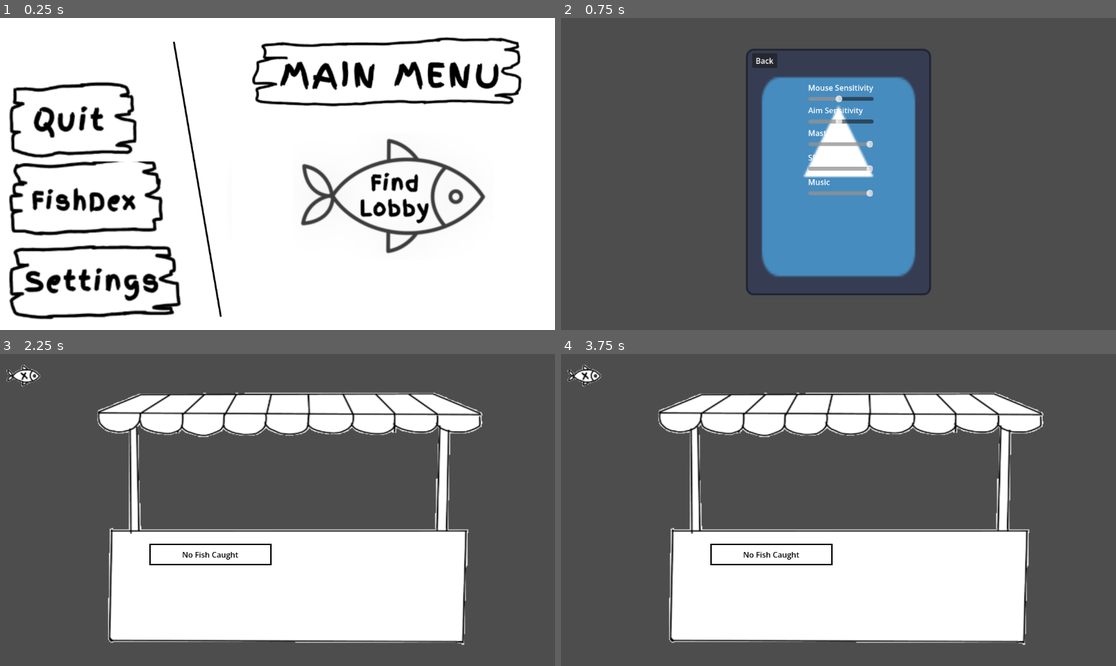
Above: before the commit, frames 1-4 (two rows, left to right).
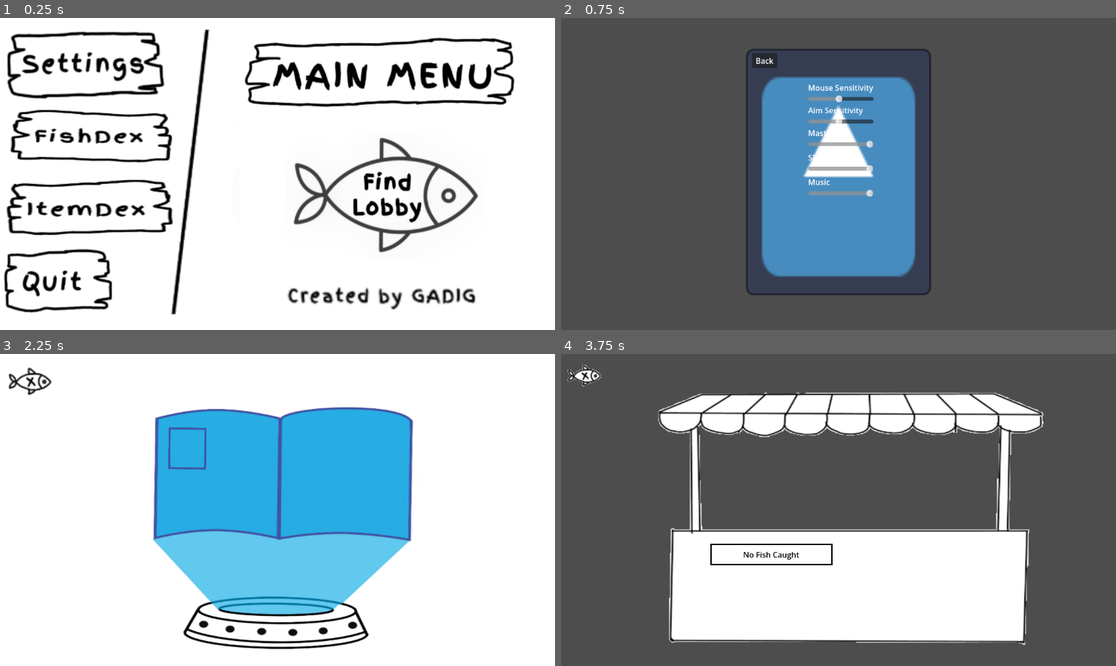
Above: after the commit, the same moments.

Repository: gmuGADIG/King-Fisher
Game: Godot game, scene res://ui/main_menu/main_menu.tscn
Same seed, same stepped clock (60 frames per second), same inputs: the game is played once before the commit and once after it. The engine's default icon, where the game draws it, is replaced by a stand-in: a white triangle on a blue panel in a dark square.
Inputs (mouse positions are in pixels of both pictures, inside the frame that each line leads up to; where the layout moved, square brackets give the same spot in the first picture):
- Up to frame 1 (0.25 s): no input
- Up to frame 2 (0.75 s): click (644, 64) [666, 283] at 0.5 s
- Up to frame 3 (2.25 s): click "Back" at 1.25 s; click (88, 541) at 2.02 s
- Up to frame 4 (3.75 s): click (594, 378) [583, 375] at 2.75 s; click (649, 472) [660, 538] at 3.5 s

The runs differ from the first frame. In frame 1, 20% of the frame differs, in the area x 0-94%, y 3-97%; in frame 2, nothing differs; in frame 3, 84%, in the area x 0-100%, y 0-100%; in frame 4, nothing differs.

Commit message:
Starting itemdex

Diff:
--- a/items/item_base.gd
+++ b/items/item_base.gd
@@ -6,6 +6,8 @@
 ## You can also change the item_name string in the inspector, which will probably show in the HUD.
 
 @export var item_name: String = "Base Item"
+@export var description: String = ""
+@export var lore : String = ""
 
 var is_held: bool = false
 
--- a/items/item_goldenworm/item_golden_worm.tscn
+++ b/items/item_goldenworm/item_golden_worm.tscn
@@ -10,6 +10,8 @@
 [node name="Item" unique_id=1566519324 instance=ExtResource("1_2087j")]
 script = ExtResource("2_byajs")
 item_name = "Golden Worm"
+description = "It is very gold"
+lore = "The Mighty Golden Worm!"
 
 [node name="Sprite3D" parent="." index="0" unique_id=525106753]
 visible = false
--- /dev/null
+++ b/ui/itemdex/itemdex.gd
@@ -0,0 +1,51 @@
+extends Control
+signal closed
+
+var ITEMS = []
+var page = 0
+
+# Called when the node enters the scene tree for the first time.
+func _ready() -> void:
+	hide()
+	load_items()
+
+func _on_back_button_pressed() -> void:
+	closed.emit()
+	Debug.log("Exiting Itemdex")
+	hide()
+
+func setup_item(index : int) -> void:
+	var page_location = index - (page*4)
+	var item = ITEMS[index]
+	get_node("Item"+str(page_location)+"Container/Box/Image").texture = item.sprite
+	get_node("Item"+str(page_location)+"Container/Box/Description").text = item.description
+	get_node("Item"+str(page_location)+"Container/Box/Lore").text = item.lore
+
+func draw_page() -> void:
+	for i in range(4):
+		var index = page*4 + i
+		if index < len(ITEMS):
+			setup_item(index)
+			get_node("Item"+str(i)+"Container").show()
+		else:
+			get_node("Item"+str(i)+"Container").hide()
+
+func load_items() -> void:
+	var location = "res://items"
+	var dir = DirAccess.open(location)
+	if dir:
+		dir.list_dir_begin()
+		var file_name = dir.get_next()
+		while file_name != "":
+			if file_name.ends_with(".tscn"):
+				var item_resource = load(location + "/" + file_name)
+				ITEMS.append(item_resource)
+			file_name = dir.get_next()
+		# ITEMS.sort_custom(custom_sort_items)
+		ITEMS.sort()
+		dir.list_dir_end()
+
+func custom_sort_items(a, b):
+		var a_name = a.get("item_name")
+		var b_name = b.get("item_name")
+		return a_name < b_name
--- /dev/null
+++ b/ui/itemdex/itemdex.tscn
@@ -0,0 +1,75 @@
+[gd_scene format=3 uid="uid://70y60pu1le3w"]
+
+[ext_resource type="Script" uid="uid://88ka2wn4si2t" path="res://ui/itemdex/itemdex.gd" id="1_43rrp"]
+[ext_resource type="Texture2D" uid="uid://b4hg2q6p8f8xr" path="res://ui/fish_dex/fish_x.png" id="2_peb0g"]
+[ext_resource type="Texture2D" uid="uid://c7fyt1h4ljmf3" path="res://ui/itemdex/box.png" id="3_dfsup"]
+[ext_resource type="Texture2D" uid="uid://bokvrnhv3w3tr" path="res://ui/itemdex/background.png" id="3_wqiek"]
+
+[node name="Itemdex" type="Control" unique_id=976872789]
+layout_mode = 3
+anchors_preset = 15
+anchor_right = 1.0
+anchor_bottom = 1.0
+grow_horizontal = 2
+grow_vertical = 2
+script = ExtResource("1_43rrp")
+
+[node name="Background" type="TextureRect" parent="." unique_id=1440524425]
+layout_mode = 0
+offset_right = 1152.0
+offset_bottom = 648.0
+texture = ExtResource("3_wqiek")
+
+[node name="Item1Container" type="HBoxContainer" parent="Background" unique_id=1595440194]
+layout_mode = 0
+offset_left = 349.0
+offset_top = 148.0
+offset_right = 558.0
+offset_bottom = 234.0
+
+[node name="Box" type="TextureRect" parent="Background/Item1Container" unique_id=753713319]
+layout_mode = 2
+texture = ExtResource("3_dfsup")
+
+[node name="Image" type="TextureRect" parent="Background/Item1Container/Box" unique_id=49021947]
+layout_mode = 0
+offset_left = 5.0
+offset_top = 11.0
+offset_right = 75.0
+offset_bottom = 86.0
+
+[node name="Textbox" type="VBoxContainer" parent="Background/Item1Container" unique_id=872120776]
+layout_mode = 2
+theme_override_constants/separation = -5
+
+[node name="Description" type="Label" parent="Background/Item1Container/Textbox" unique_id=840121512]
+clip_contents = true
+custom_minimum_size = Vector2(135, 50)
+layout_mode = 2
+size_flags_vertical = 6
+theme_override_colors/font_color = Color(0, 0, 0, 1)
+theme_override_font_sizes/font_size = 8
+autowrap_mode = 3
+clip_text = true
+
+[node name="Lore" type="Label" parent="Background/Item1Container/Textbox" unique_id=321719215]
+clip_contents = true
+custom_minimum_size = Vector2(135, 50)
+layout_mode = 2
+size_flags_vertical = 6
+theme_override_colors/font_color = Color(0, 0, 0, 1)
+theme_override_font_sizes/font_size = 8
+autowrap_mode = 3
+clip_text = true
+
+[node name="Back_Button" type="Button" parent="." unique_id=413754069]
+layout_mode = 0
+offset_right = 129.19705
+offset_bottom = 109.0
+icon = ExtResource("2_peb0g")
+flat = true
+icon_alignment = 1
+expand_icon = true
+metadata/_edit_lock_ = true
+
+[connection signal="pressed" from="Back_Button" to="." method="_on_back_button_pressed"]
--- a/ui/main_menu/main_menu.gd
+++ b/ui/main_menu/main_menu.gd
@@ -20,6 +20,10 @@
 	$MainMenuContainer.hide()
 	$Fishdex.show()
 
+func itemdex_pressed() -> void:
+	$MainMenuContainer.hide()
+	$Itemdex.show()
+
 func settings_pressed() -> void:
 	$MainMenuContainer.hide()
 	$OptionsMenu.show()
@@ -35,6 +39,11 @@
 	$Fishdex.hide()
 	$MainMenuContainer.show()
 
+# When returning to Main Menu from Fishdex
+func _on_itemdex_closed() -> void:
+	$Itemdex.hide()
+	$MainMenuContainer.show()
+
 # When returning to Main Menu from Settings
 func _on_options_closed() -> void:
 	$OptionsMenu.hide()
--- a/ui/main_menu/main_menu.tscn
+++ b/ui/main_menu/main_menu.tscn
@@ -6,10 +6,13 @@
 [ext_resource type="Texture2D" uid="uid://duxid346lllhp" path="res://temp/temp_art/find_lobby.png" id="2_ctg6d"]
 [ext_resource type="PackedScene" uid="uid://dih1wbmgk3wkg" path="res://ui/lobby_browser/lobby_browser.tscn" id="2_i5wg5"]
 [ext_resource type="PackedScene" uid="uid://b8jevivyblc6q" path="res://ui/fish_dex/fishdex.tscn" id="4_4e78x"]
-[ext_resource type="Texture2D" uid="uid://mlx8ko4crkr" path="res://temp/temp_art/main_menu_divider.png" id="4_joh67"]
-[ext_resource type="Texture2D" uid="uid://0hryqho1k81p" path="res://temp/temp_art/main_menu_quit.png" id="7_w2r0d"]
-[ext_resource type="Texture2D" uid="uid://bwph74o74qu6y" path="res://temp/temp_art/main_menu_fishdex.png" id="8_4e78x"]
-[ext_resource type="Texture2D" uid="uid://dpm27hd64xm3y" path="res://temp/temp_art/main_menu_settings.png" id="9_s4pem"]
+[ext_resource type="PackedScene" uid="uid://70y60pu1le3w" path="res://ui/itemdex/itemdex.tscn" id="5_s4pem"]
+[ext_resource type="Texture2D" uid="uid://jv8hlpswheoc" path="res://ui/main_menu/Divider.png" id="6_xio0d"]
+[ext_resource type="Texture2D" uid="uid://cw85so5ibam34" path="res://ui/main_menu/settings.png" id="7_xio0d"]
+[ext_resource type="Texture2D" uid="uid://cnhmip7e8k4dm" path="res://ui/main_menu/fishdex.png" id="8_tf5ef"]
+[ext_resource type="Texture2D" uid="uid://qtgr5fdiujav" path="res://ui/main_menu/itemdex.png" id="9_xio0d"]
+[ext_resource type="Texture2D" uid="uid://dagfoso6rolxe" path="res://ui/main_menu/quit.png" id="10_tf5ef"]
+[ext_resource type="Texture2D" uid="uid://buqxeh5eucf61" path="res://ui/main_menu/createdbygadig.png" id="13_tf5ef"]
 
 [sub_resource type="CanvasTexture" id="CanvasTexture_6q35d"]
 
@@ -31,6 +34,9 @@
 [node name="Fishdex" parent="." unique_id=1890729006 instance=ExtResource("4_4e78x")]
 layout_mode = 1
 
+[node name="Itemdex" parent="." unique_id=976872789 instance=ExtResource("5_s4pem")]
+layout_mode = 1
+
 [node name="MainMenuContainer" type="Control" parent="." unique_id=1931984883]
 layout_mode = 1
 anchors_preset = 15
@@ -50,50 +56,59 @@
 
 [node name="Divider2" type="TextureRect" parent="MainMenuContainer" unique_id=915958547]
 layout_mode = 0
-offset_left = 192.0
-offset_right = 482.0
+offset_left = 277.0
+offset_right = 498.40515
 offset_bottom = 648.0
-texture = ExtResource("4_joh67")
+rotation = 6.2831855
+texture = ExtResource("6_xio0d")
 
 [node name="LeftSide" type="VBoxContainer" parent="MainMenuContainer" unique_id=82524344]
+clip_contents = true
 layout_mode = 1
 anchors_preset = -1
-anchor_left = 0.013888889
-anchor_right = 0.39062503
-anchor_bottom = 0.97530866
+anchor_right = 0.34722224
+anchor_bottom = 0.9444444
 offset_right = -3.0517578e-05
 grow_vertical = 2
+theme_override_constants/separation = 4
 alignment = 2
 metadata/_edit_use_anchors_ = true
 
-[node name="QuitBtn" type="TextureButton" parent="MainMenuContainer/LeftSide" unique_id=717160080]
-custom_minimum_size = Vector2(350, 165)
+[node name="SettingsBtn" type="TextureButton" parent="MainMenuContainer/LeftSide" unique_id=358863002]
+custom_minimum_size = Vector2(350, 150)
 layout_mode = 2
 size_flags_horizontal = 0
-texture_normal = ExtResource("7_w2r0d")
-stretch_mode = 4
+texture_normal = ExtResource("7_xio0d")
+stretch_mode = 6
 
 [node name="FishDexBtn" type="TextureButton" parent="MainMenuContainer/LeftSide" unique_id=224562787]
-custom_minimum_size = Vector2(375, 165)
+custom_minimum_size = Vector2(375, 140)
 layout_mode = 2
 size_flags_horizontal = 0
-texture_normal = ExtResource("8_4e78x")
-stretch_mode = 4
+texture_normal = ExtResource("8_tf5ef")
+stretch_mode = 0
 
-[node name="SettingsBtn" type="TextureButton" parent="MainMenuContainer/LeftSide" unique_id=358863002]
-custom_minimum_size = Vector2(400, 165)
+[node name="ItemDexBtn" type="TextureButton" parent="MainMenuContainer/LeftSide" unique_id=2071337295]
+custom_minimum_size = Vector2(375, 145)
 layout_mode = 2
 size_flags_horizontal = 0
-texture_normal = ExtResource("9_s4pem")
+texture_normal = ExtResource("9_xio0d")
+stretch_mode = 0
+
+[node name="QuitBtn" type="TextureButton" parent="MainMenuContainer/LeftSide" unique_id=717160080]
+custom_minimum_size = Vector2(350, 145)
+layout_mode = 2
+size_flags_horizontal = 0
+texture_normal = ExtResource("10_tf5ef")
 stretch_mode = 4
 
 [node name="RightSide" type="VBoxContainer" parent="MainMenuContainer" unique_id=61706508]
 layout_mode = 1
 anchors_preset = -1
-anchor_left = 0.4375
-anchor_top = 0.024691358
-anchor_right = 0.9652778
-anchor_bottom = 0.80246913
+anchor_left = 0.42447916
+anchor_top = 0.026234567
+anchor_right = 0.9522569
+anchor_bottom = 0.95987654
 grow_horizontal = 2
 grow_vertical = 2
 alignment = 1
@@ -114,10 +129,18 @@
 texture_normal = ExtResource("2_ctg6d")
 stretch_mode = 5
 
+[node name="TextureRect" type="TextureRect" parent="MainMenuContainer/RightSide" unique_id=1424767088]
+custom_minimum_size = Vector2(0, 100)
+layout_mode = 2
+texture = ExtResource("13_tf5ef")
+stretch_mode = 5
+
 [connection signal="closed" from="OptionsMenu" to="." method="_on_options_closed"]
 [connection signal="closed" from="LobbyBrowser" to="." method="_on_lobby_browser_closed"]
 [connection signal="closed" from="Fishdex" to="." method="_on_fishdex_closed"]
+[connection signal="closed" from="Itemdex" to="." method="_on_itemdex_closed"]
+[connection signal="pressed" from="MainMenuContainer/LeftSide/SettingsBtn" to="." method="settings_pressed"]
+[connection signal="pressed" from="MainMenuContainer/LeftSide/FishDexBtn" to="." method="fishdex_pressed"]
+[connection signal="pressed" from="MainMenuContainer/LeftSide/ItemDexBtn" to="." method="itemdex_pressed"]
 [connection signal="pressed" from="MainMenuContainer/LeftSide/QuitBtn" to="." method="quit_pressed"]
-[connection signal="pressed" from="MainMenuContainer/LeftSide/FishDexBtn" to="." method="fishdex_pressed"]
-[connection signal="pressed" from="MainMenuContainer/LeftSide/SettingsBtn" to="." method="settings_pressed"]
 [connection signal="pressed" from="MainMenuContainer/RightSide/FindLobbyBtn" to="." method="find_lobby_pressed"]
Not shown: 1 places in items/item_goldenworm/item_golden_worm.tscn that only renumber resources
Binary file added: ui/itemdex/background.png
Not shown, added: ui/itemdex/background.png.import
Binary file added: ui/itemdex/box.png
Not shown, added: ui/itemdex/box.png.import
Not shown, added: ui/itemdex/itemdex.gd.uid
Binary file added: ui/main_menu/Divider.png
Not shown, added: ui/main_menu/Divider.png.import
Binary file added: ui/main_menu/createdbygadig.png
Not shown, added: ui/main_menu/createdbygadig.png.import
Binary file added: ui/main_menu/fishdex.png
Not shown, added: ui/main_menu/fishdex.png.import
(and 6 more such lines)
